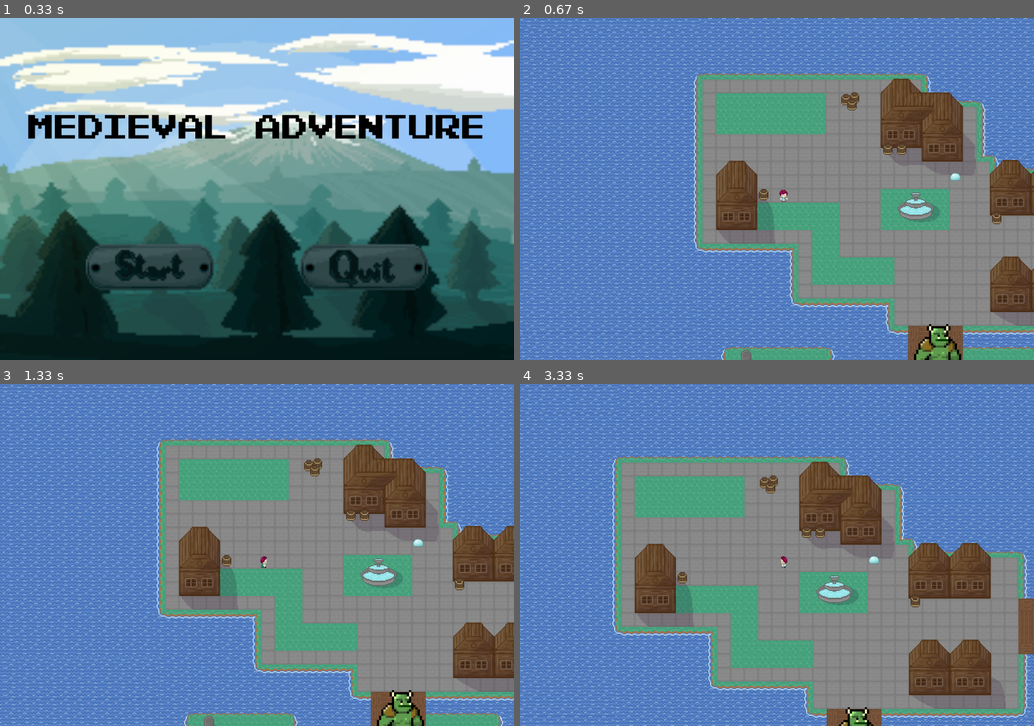
Above: before the commit, frames 1-4 (two rows, left to right).
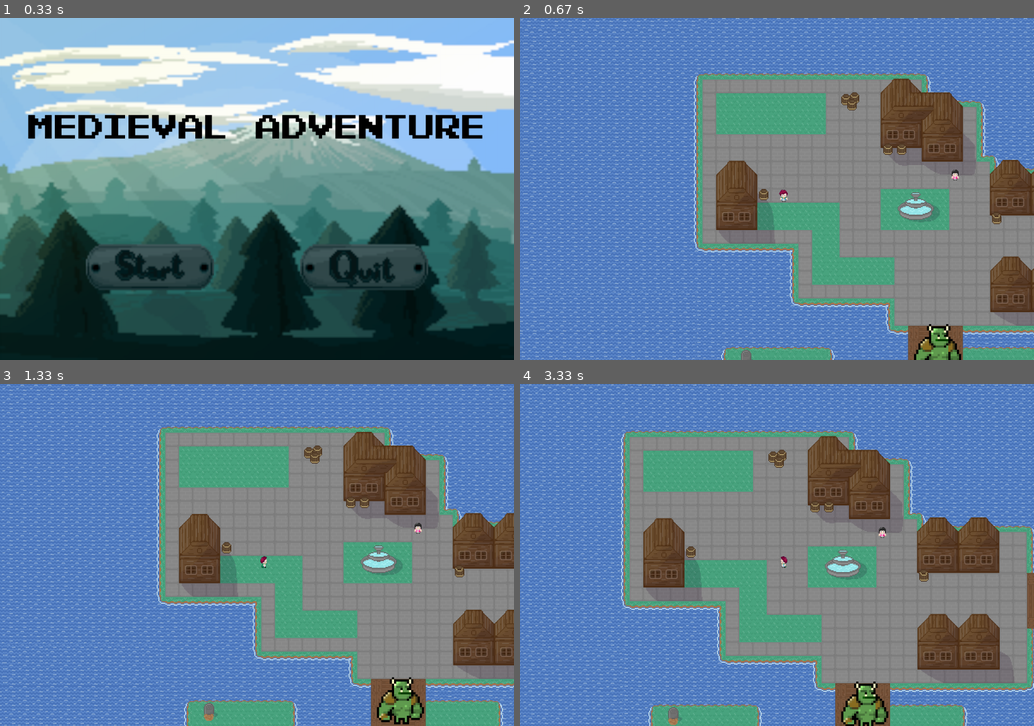
Above: after the commit, the same moments.

Repository: AGH-Narzedzia-Informatyczne-2020-2021/PyGame
Game: pygame game, started from nasza_gra/game.py
Two runs of this game, one before a commit and one after it. Both use one fixed random seed, a clock stepped at 60 frames per second and the inputs below.
Inputs (mouse positions are in pixels of both pictures, inside the frame that each line leads up to):
- Up to frame 1 (0.33 s): no input
- Up to frame 2 (0.67 s): click (669, 267) at 0.38 s
- Up to frame 3 (1.33 s): tap W at 0.67 s; hold S from 1 s (still down); hold Right from 1 s (still down)
- Up to frame 4 (3.33 s): release S at 1.47 s; release Right at 1.47 s; tap A at 1.5 s; hold Right 1.83-2.3 s; hold Up 2.33-2.63 s; hold Right 2.67-3.13 s; hold Left from 3.17 s (still down)

Frame 1 is identical in both runs. In frame 2, less than 0.1% of the frame differs, in the area x 83-86%, y 44-48%; in frame 3, 31%; in frame 4, 47%, in the area x 0-100%, y 0-100%.

Commit message:
dodalem chodzenie wsadem

Diff:
--- a/nasza_gra/game.py
+++ b/nasza_gra/game.py
@@ -282,8 +282,8 @@
  ]
 
  # 0 = x, 1 = y, 2 = ikonka, 3 = ktory dialog, 4 = lista tekstow
-NPC_POSITIONS = [   [1000, 350, pygame.image.load(os.path.join(grafiki, 'grafiki\slime1.png')), int(0), NPC_1_DIALOG],
-                    [1600, 500, pygame.image.load(os.path.join(grafiki, 'grafiki\slime1.png')), int(0), NPC_1_DIALOG]   ]
+NPC_POSITIONS = [   [1000, 350, pygame.image.load(os.path.join(grafiki, 'grafiki\\npc1.png')), int(0), NPC_1_DIALOG],
+                    [1600, 500, pygame.image.load(os.path.join(grafiki, 'grafiki\\npc2.png')), int(0), NPC_1_DIALOG]   ]
 
 NPC_NUM = 0
 def npc():
@@ -320,39 +320,39 @@
     for event in pygame.event.get():
         if event.type == pygame.KEYDOWN:
             player_stand = False
-            if event.key == pygame.K_UP:
+            if event.key == pygame.K_UP or event.key == pygame.K_w:
                 mapaY_step = 10
                 player_direction = directions.up
-            if event.key == pygame.K_DOWN:
+            if event.key == pygame.K_DOWN or event.key == pygame.K_s:
                 mapaY_step = -10
                 player_direction = directions.down
-            if event.key == pygame.K_LEFT:
+            if event.key == pygame.K_LEFT or event.key == pygame.K_a:
                 mapaX_step = 10
                 player_direction = directions.left
-            if event.key == pygame.K_RIGHT:
+            if event.key == pygame.K_RIGHT or event.key == pygame.K_d:
                 mapaX_step = -10
                 player_direction = directions.right
         if event.type == pygame.KEYUP:
             player_stand = True
-            if event.key == pygame.K_LEFT or event.key == pygame.K_RIGHT:
+            if event.key == pygame.K_LEFT or event.key == pygame.K_a or event.key == pygame.K_RIGHT or event.key == pygame.K_d:
                 mapaX_step = 0
-            if event.key == pygame.K_UP or event.key == pygame.K_DOWN:
+            if event.key == pygame.K_UP or event.key == pygame.K_w or event.key == pygame.K_DOWN or event.key == pygame.K_s:
                 mapaY_step = 0
 
         keys = pygame.key.get_pressed()
-        if keys[K_UP]:
+        if keys[K_UP] or keys[K_w]:
             player_stand = False
             player_direction = directions.up
             mapaY_step = 10
-        if keys[K_DOWN]:
+        if keys[K_DOWN] or keys[K_s]:
             player_stand = False
             player_direction = directions.down
             mapaY_step = -10
-        if keys[K_LEFT]:
+        if keys[K_LEFT] or keys[K_a]:
             player_stand = False
             player_direction = directions.left
             mapaX_step = 10
-        if keys[K_RIGHT]:
+        if keys[K_RIGHT] or keys[K_d]:
             player_stand = False
             player_direction = directions.right
             mapaX_step = -10
